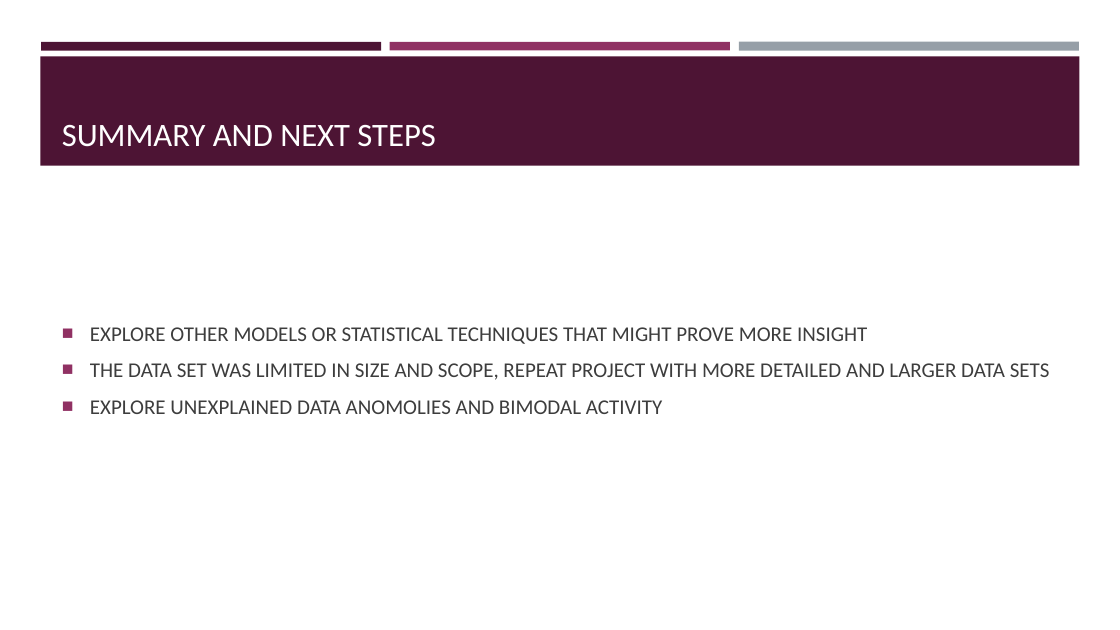
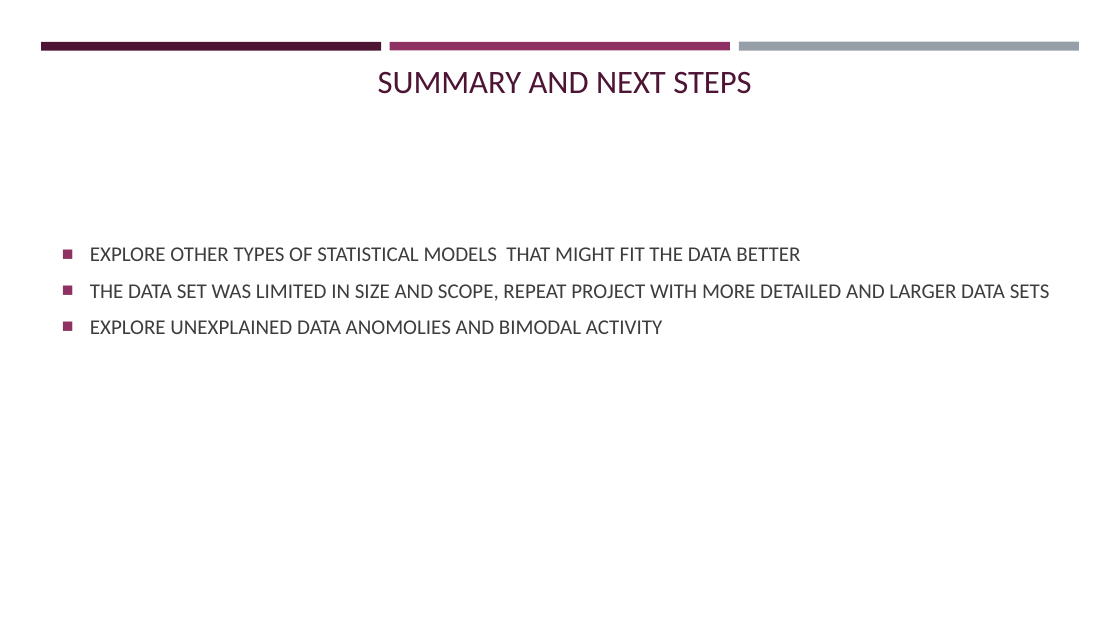
Before and after one commit to Dewalk/final_capstone, a slide deck: slide 11 of Presentation6.pptx. Drawn at 1120x630 pixels with LibreOffice and Linux fonts; fonts in the diff are those of the drawing. Boxes give left, top, right and bottom in pixels: in the first picture for what was removed or moved away, otherwise in the second. Text is boxed around its words. In the diff, an @@ line names an element or a change of style, - is before the commit and + after.

```diff
--- a/Presentation6.pptx
+++ b/Presentation6.pptx
@@ rectangle removed at <box>40,56,1080,166</box> @@
@@ title "SUMMARY AND NEXT STEPS": place and size @@
-title "SUMMARY AND NEXT STEPS" at <box>62,124,435,147</box>
+title "SUMMARY AND NEXT STEPS" at <box>378,71,751,94</box>
@@ title "SUMMARY AND NEXT STEPS" at <box>378,71,751,94</box>: text colour #FFFFFF to #4D1434; alignment left to centre; vertical alignment bottom to top @@
@@ text "EXPLORE OTHER TYPES OF STATISTICAL ..." at <box>90,247,1050,334</box>: vertical alignment middle to top @@
@@ text at <box>90,247,800,261</box>: text changed @@
-■ EXPLORE OTHER MODELS OR STATISTICAL TECHNIQUES THAT MIGHT PROVE MORE INSIGHT
+■ EXPLORE OTHER TYPES OF STATISTICAL MODELS THAT MIGHT FIT THE DATA BETTER
```
Also in this commit, not shown: 9 other slides changed, 1 slide added, 1 slide removed, 5 other files.
